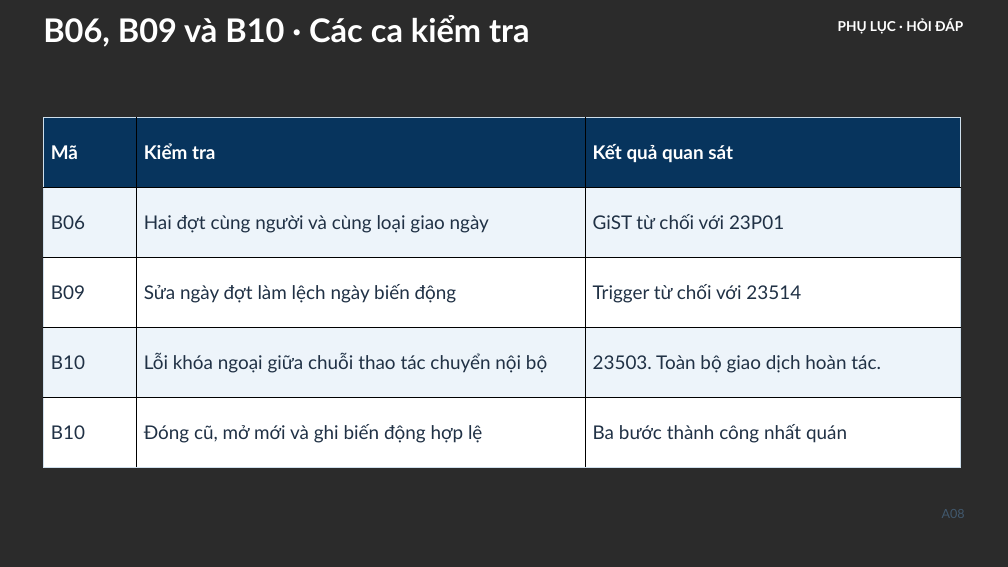
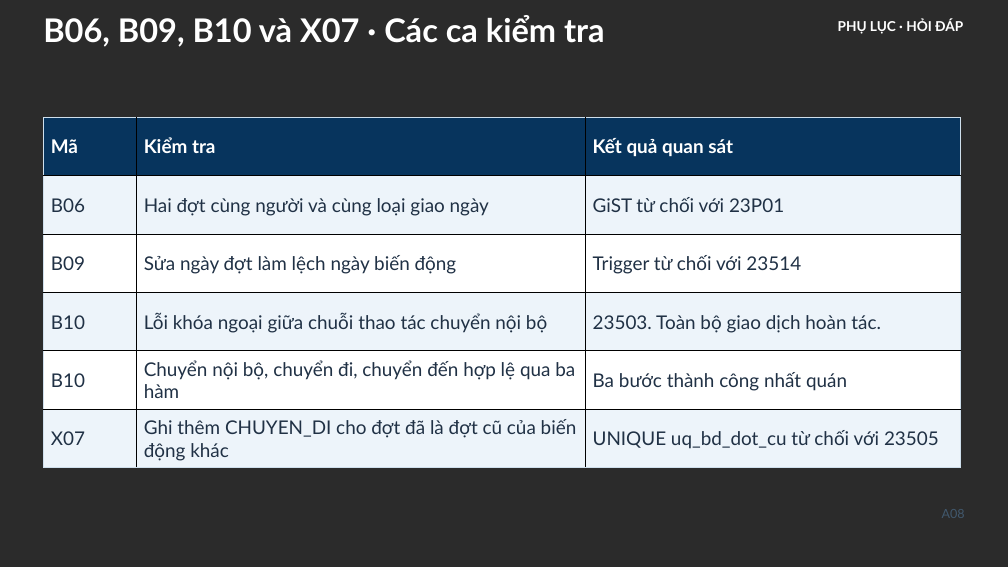
Before and after one commit to Linhlss/CSDL-Nh-m-38, a slide deck: slide 33 of presentation/CSDL_Nhom38_HUST_ThuyetTrinh.pptx. Drawn at 1008x567 pixels with LibreOffice and Linux fonts; fonts in the diff are those of the drawing; background and template pictures are left out; a plain dark background stands for a picture behind light text. Boxes give left, top, right and bottom in pixels: in the first picture for what was removed or moved away, otherwise in the second. Text is boxed around its words. In the diff, an @@ line names an element or a change of style, - is before the commit and + after.

```diff
--- a/presentation/CSDL_Nhom38_HUST_ThuyetTrinh.pptx
+++ b/presentation/CSDL_Nhom38_HUST_ThuyetTrinh.pptx
@@ text at <box>43,15,605,47</box>: text changed @@
-B06, B09 và B10 · Các ca kiểm tra
+B06, B09, B10 và X07 · Các ca kiểm tra
@@ table at <box>43,117,961,468</box> @@
-row 5: B10 | Đóng cũ, mở mới và ghi biến động hợp lệ | Ba bước thành công nhất quán
+row 5: B10 | Chuyển nội bộ, chuyển đi, chuyển đến hợp lệ qua ba hàm | Ba bước thành công nhất quán
+row 6: X07 | Ghi thêm CHUYEN_DI cho đợt đã là đợt cũ của biến động khác | UNIQUE uq_bd_dot_cu từ chối với 23505
```
Also in this commit, not shown: 6 other slides changed, 15 other files.
